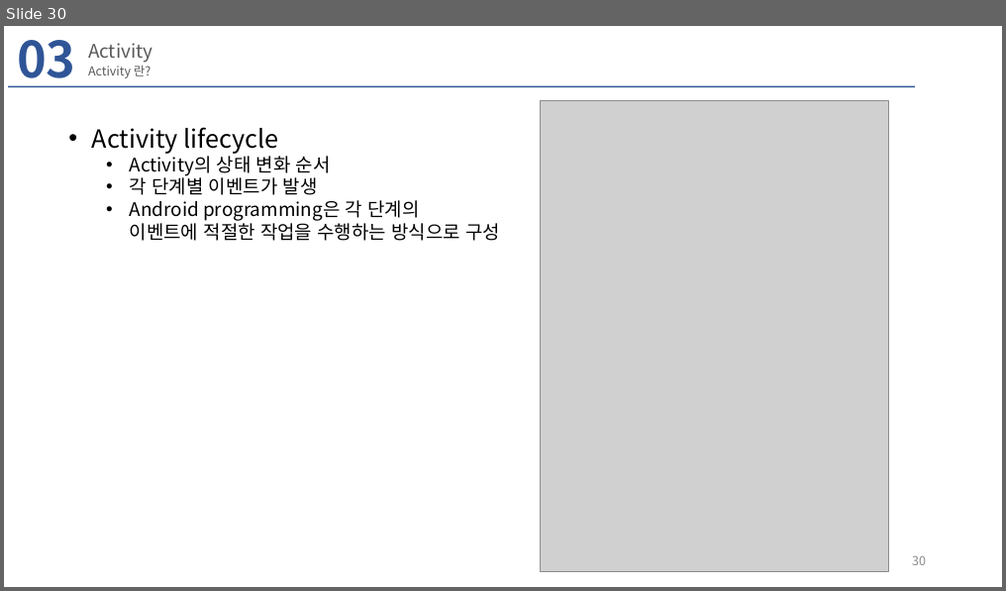
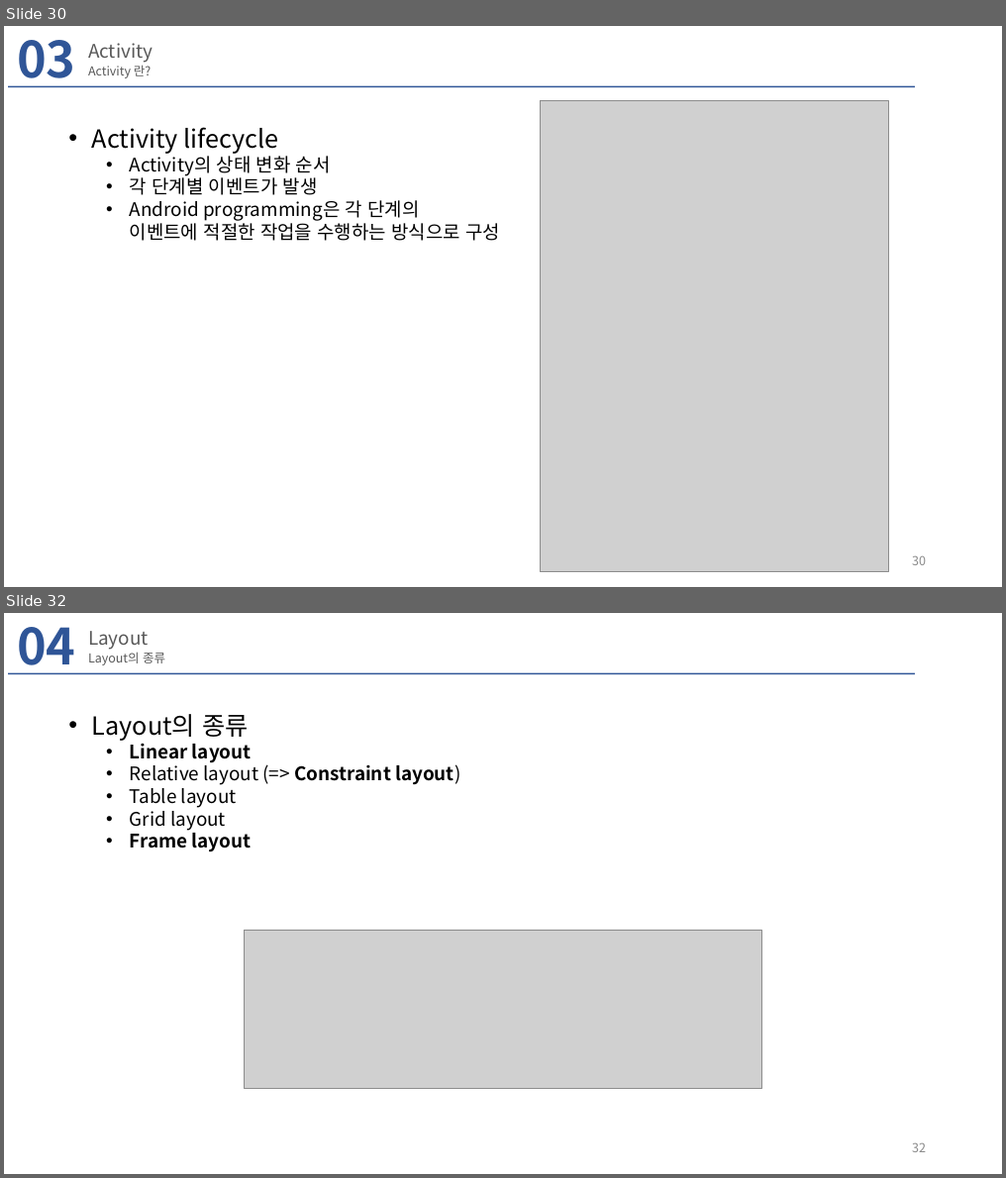
Before and after one commit to hyeonsanghwang/Lab_study, a slide deck: PPT/카메라 기반 실시간 영상처리 기능을 포함한 안드로이드 앱 개발 01.pptx. Shown one above the other, each under a label of ours: slide 30 before the commit, slides 30 and 32 after it; the slides between them are not shown. The pictures are 1006x591 and 1006x1178 pixels, drawn with LibreOffice and Linux fonts; fonts in the diff are those of the drawing; grey boxes stand for pictures; background and template pictures are left out. Boxes give left, top, right and bottom in pixels: in the first picture for what was removed or moved away, otherwise in the second. Text is boxed around its words. In the diff, an @@ line names an element or a change of style, - is before the commit and + after.

```diff
--- a/PPT/카메라 기반 실시간 영상처리 기능을 포함한 안드로이드 앱 개발 01.pptx
+++ b/PPT/카메라 기반 실시간 영상처리 기능을 포함한 안드로이드 앱 개발 01.pptx
@@ slide 32 added at box(4, 613, 1002, 1174), background #FFFFFF; not listed: 1 template element that a slide beside it also shows @@
@@ text added at box(17, 627, 75, 674), 48 pt, text #2F5597, bold @@
+04
@@ title added at box(88, 631, 149, 650), 18 pt, text #595959 @@
+Layout
@@ text added at box(88, 652, 165, 665), 11.9 pt, text #595959 @@
+Layout의 종류
@@ text added at box(92, 714, 460, 853), 18 pt, text #000000 @@
+• Layout의 종류
+  • Linear layout
+  • Relative layout (=> Constraint layout)
+  • Table layout
+  • Grid layout
+  • Frame layout
@@ picture added at box(245, 930, 762, 1088) @@
@@ page number added at box(912, 1144, 926, 1153), 12 pt, text #8C8C8C @@
+32
```
Also in this commit, not shown: 6 other slides added.
